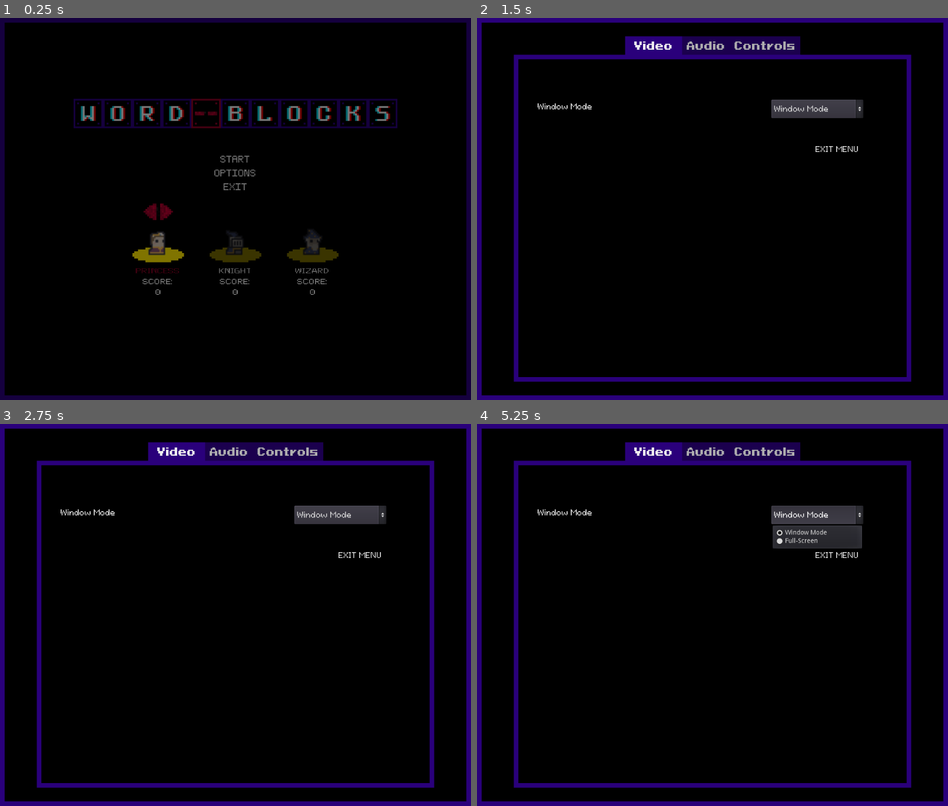
Above: before the commit, frames 1-4 (two rows, left to right).
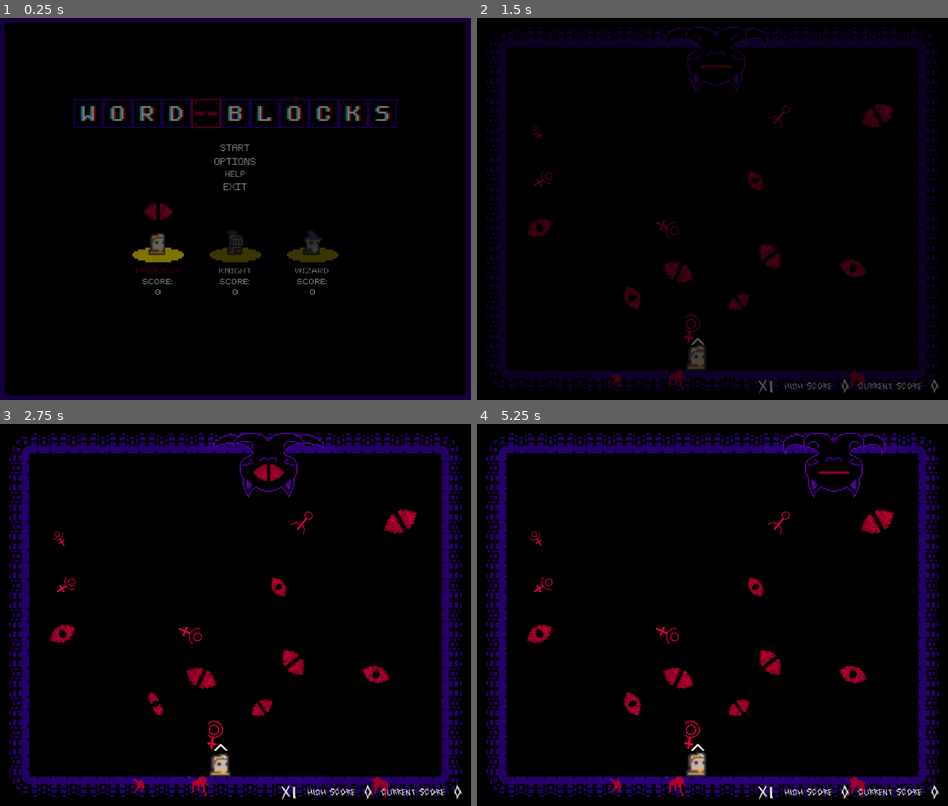
Above: after the commit, the same moments.

Repository: wlehoang/WordBlocks
Game: Godot game, scene res://main.tscn
Two runs of this game, one before a commit and one after it. Both use one fixed random seed, a clock stepped at 60 frames per second and the inputs below.
Inputs (mouse positions are in pixels of both pictures, inside the frame that each line leads up to):
- Up to frame 1 (0.25 s): no input
- Up to frame 2 (1.5 s): click (712, 174) at 0.5 s, where only the run after the commit has a clickable "HELP"; click "START" at 1.25 s
- Up to frame 3 (2.75 s): click (235, 565) at 2 s, where only the run before the commit has a clickable "START"
- Up to frame 4 (5.25 s): click (637, 676) at 2.75 s, where only the run before the commit has a clickable "PRINCESS"; click (712, 676) at 3.5 s, where only the run before the commit has a clickable "KNIGHT"; click (787, 676) at 4.25 s, where only the run before the commit has a clickable "WIZARD"; click (816, 515) at 5 s, where only the run before the commit has a clickable "Window Mode"

The runs differ from the first frame. In frame 1, 0.3% of the frame differs, in the area x 32-69%, y 33-62%; in frame 2, 21%; in frame 3, 22%; in frame 4, 23%, in the area x 0-100%, y 0-100%.

Commit message:
Help screen added, afk timer increased, surrender added

Diff:
--- a/entities/blocks/blocks.gd
+++ b/entities/blocks/blocks.gd
@@ -2,7 +2,7 @@
 
 enum Types {Empty, A, B, C, D, E, F, G, H, I, J, K, L, M, N, O, P, Q, R, S, T, U, V, W, X, Y, Z, Random, Bonus, Pause, Bomb, Locked, Mystery}
 export (int) var block_type = Types.Empty
-var chance_of_special_tile = 0.1
+var chance_of_special_tile = 0.15
 var selected = false
 
 func _ready():
@@ -14,6 +14,12 @@
 	pos_delta.y += Globals.tile_size;
 	if not test_move(transform, pos_delta):
 		var _collision = move_and_collide(pos_delta)
+	else:
+		if position.y <= Globals.tile_size*2:
+			var all_blocks = get_tree().get_nodes_in_group("block")
+			for b in all_blocks:
+				if position.x == b.position.x:
+					b.select_block_type(Types.Locked)
 	detect_word()
 
 func handle_block_selection():
--- a/entities/blocks/blocks.tscn
+++ b/entities/blocks/blocks.tscn
@@ -740,7 +740,7 @@
 scale = Vector2( 2, 2 )
 z_index = 2
 frames = SubResource( 166 )
-frame = 2
+frame = 1
 playing = true
 
 [node name="Explosion" type="AnimatedSprite" parent="."]
--- a/entities/player/player.gd
+++ b/entities/player/player.gd
@@ -57,7 +57,9 @@
 func _unhandled_input(event):
 	$AFKTimer.start()
 	if not death:
-		if event.is_action_pressed("select_up"):
+		if event.is_action_pressed("surrender"):
+			handle_death_state()
+		elif event.is_action_pressed("select_up"):
 			handle_selection_area("up")
 		elif event.is_action_pressed("select_down"):
 			handle_selection_area("down")
@@ -186,6 +188,12 @@
 			$BuffAnimation.show()
 			emit_signal("buffed", buff)
 
+func handle_death_state():
+	death = true
+	$PlayerModel.play(player_name + "_death_" + direction)
+	yield($PlayerModel, "animation_finished")
+	emit_signal("trapped")
+
 func _on_SelectionArea_body_entered(body):
 	if body.is_in_group("block"):
 		body.add_to_group("selected")
@@ -200,10 +208,7 @@
 func _on_TrappedCheckTimer_timeout():
 	if inventory != -1:
 		if test_move(transform, Vector2(0, -tile_size)) and test_move(transform, Vector2(-tile_size, 0)) and test_move(transform, Vector2(tile_size, 0)):
-			death = true
-			$PlayerModel.play(player_name + "_death_" + direction)
-			yield($PlayerModel, "animation_finished")
-			emit_signal("trapped")
+			handle_death_state()
 
 func _on_BuffTimer_timeout():
 	buff = ""
@@ -211,7 +216,4 @@
 	$BuffAnimation.hide()
 
 func _on_AFKTimer_timeout():
-	death = true
-	$PlayerModel.play(player_name + "_death_" + direction)
-	yield($PlayerModel, "animation_finished")
-	emit_signal("trapped")
+	handle_death_state()
--- a/entities/player/player.tscn
+++ b/entities/player/player.tscn
@@ -1309,6 +1309,7 @@
 scale = Vector2( 3.5, 3.25 )
 frames = SubResource( 59 )
 animation = "wizard_death_right"
+frame = 1
 playing = true
 
 [node name="CollisionShape2D" type="CollisionShape2D" parent="."]
@@ -1371,7 +1372,7 @@
 one_shot = true
 
 [node name="AFKTimer" type="Timer" parent="."]
-wait_time = 10.0
+wait_time = 120.0
 autostart = true
 
 [node name="Light2D" type="Light2D" parent="."]
--- a/project.godot
+++ b/project.godot
@@ -67,6 +67,11 @@
 , Object(InputEventMouseButton,"resource_local_to_scene":false,"resource_name":"","device":0,"alt":false,"shift":false, …(202 unchanged characters)…
  ]
 }
+surrender={
+"deadzone": 0.5,
+"events": [ Object(InputEventKey,"resource_local_to_scene":false,"resource_name":"","device":0,"alt":false,"shift":false,"control":false,"meta":false,"command":false,"pressed":false,"scancode":70,"physical_scancode":0,"unicode":0,"echo":false,"script":null)
+ ]
+}
 
 [physics]
 
--- /dev/null
+++ b/ui/menus/help_screen.gd
@@ -0,0 +1,8 @@
+extends Popup
+
+func _ready():
+	pass
+
+func _input(event):
+	if event is InputEventMouseButton or event.is_action_pressed("ui_cancel"):
+		hide()
--- /dev/null
+++ b/ui/menus/help_screen.tscn
@@ -0,0 +1,153 @@
+[gd_scene load_steps=8 format=2]
+
+[ext_resource path="res://resources/fonts/PixeloidSans-Bold.ttf" type="DynamicFontData" id=1]
+[ext_resource path="res://ui/menus/help_screen.gd" type="Script" id=2]
+
+[sub_resource type="StyleBoxFlat" id=1]
+bg_color = Color( 0, 0, 0, 1 )
+border_width_left = 10
+border_width_top = 10
+border_width_right = 10
+border_width_bottom = 10
+border_color = Color( 0.164706, 0, 0.482353, 1 )
+
+[sub_resource type="Theme" id=2]
+
+[sub_resource type="DynamicFont" id=3]
+size = 36
+font_data = ExtResource( 1 )
+
+[sub_resource type="DynamicFont" id=4]
+font_data = ExtResource( 1 )
+
+[sub_resource type="DynamicFont" id=5]
+size = 14
+font_data = ExtResource( 1 )
+
+[node name="HelpScreen" type="Popup"]
+anchor_right = 1.0
+anchor_bottom = 1.0
+script = ExtResource( 2 )
+
+[node name="PanelContainer" type="PanelContainer" parent="."]
+anchor_right = 1.0
+anchor_bottom = 1.0
+margin_left = 320.0
+margin_top = 300.0
+margin_right = -320.0
+margin_bottom = -200.0
+custom_styles/panel = SubResource( 1 )
+
+[node name="MarginContainer" type="MarginContainer" parent="PanelContainer"]
+margin_left = 10.0
+margin_top = 10.0
+margin_right = 374.0
+margin_bottom = 322.0
+
+[node name="Rows" type="VBoxContainer" parent="PanelContainer/MarginContainer"]
+margin_right = 364.0
+margin_bottom = 312.0
+custom_constants/separation = 10
+alignment = 1
+
+[node name="Title" type="Label" parent="PanelContainer/MarginContainer/Rows"]
+margin_top = 63.0
+margin_right = 364.0
+margin_bottom = 107.0
+size_flags_horizontal = 3
+size_flags_vertical = 1
+theme = SubResource( 2 )
+custom_colors/font_color = Color( 0.164706, 0, 0.482353, 1 )
+custom_colors/font_outline_modulate = Color( 1, 1, 1, 1 )
+custom_colors/font_color_shadow = Color( 0, 0, 0, 1 )
+custom_fonts/font = SubResource( 3 )
+text = "objective"
+align = 1
+valign = 1
+autowrap = true
+uppercase = true
+
+[node name="Subtitle" type="Label" parent="PanelContainer/MarginContainer/Rows"]
+margin_top = 117.0
+margin_right = 364.0
+margin_bottom = 137.0
+size_flags_horizontal = 3
+size_flags_vertical = 1
+theme = SubResource( 2 )
+custom_colors/font_color = Color( 0.54902, 0, 0.137255, 1 )
+custom_colors/font_outline_modulate = Color( 1, 1, 1, 1 )
+custom_colors/font_color_shadow = Color( 0, 0, 0, 1 )
+custom_fonts/font = SubResource( 4 )
+text = "ENTERTAIN THE DARK LORD"
+align = 1
+valign = 1
+autowrap = true
+uppercase = true
+
+[node name="L1" type="Label" parent="PanelContainer/MarginContainer/Rows"]
+margin_top = 147.0
+margin_right = 364.0
+margin_bottom = 165.0
+size_flags_horizontal = 3
+size_flags_vertical = 1
+theme = SubResource( 2 )
+custom_colors/font_color = Color( 1, 1, 1, 1 )
+custom_colors/font_outline_modulate = Color( 1, 1, 1, 1 )
+custom_colors/font_color_shadow = Color( 0, 0, 0, 1 )
+custom_fonts/font = SubResource( 5 )
+text = "1. PICK UP BLOCKS"
+align = 1
+valign = 1
+autowrap = true
+uppercase = true
+
+[node name="L2" type="Label" parent="PanelContainer/MarginContainer/Rows"]
+margin_top = 175.0
+margin_right = 364.0
+margin_bottom = 193.0
+size_flags_horizontal = 3
+size_flags_vertical = 1
+theme = SubResource( 2 )
+custom_colors/font_color = Color( 1, 1, 1, 1 )
+custom_colors/font_outline_modulate = Color( 1, 1, 1, 1 )
+custom_colors/font_color_shadow = Color( 0, 0, 0, 1 )
+custom_fonts/font = SubResource( 5 )
+text = "2. FORM 4+ LETTER WORDS"
+align = 1
+valign = 1
+autowrap = true
+uppercase = true
+
+[node name="L3" type="Label" parent="PanelContainer/MarginContainer/Rows"]
+margin_top = 203.0
+margin_right = 364.0
+margin_bottom = 221.0
+size_flags_horizontal = 3
+size_flags_vertical = 1
+theme = SubResource( 2 )
+custom_colors/font_color = Color( 1, 1, 1, 1 )
+custom_colors/font_outline_modulate = Color( 1, 1, 1, 1 )
+custom_colors/font_color_shadow = Color( 0, 0, 0, 1 )
+custom_fonts/font = SubResource( 5 )
+text = "3. SCORE POINTS"
+align = 1
+valign = 1
+autowrap = true
+uppercase = true
+
+[node name="L4" type="Label" parent="PanelContainer/MarginContainer/Rows"]
+margin_top = 231.0
+margin_right = 364.0
+margin_bottom = 249.0
+size_flags_horizontal = 3
+size_flags_vertical = 1
+theme = SubResource( 2 )
+custom_colors/font_color = Color( 1, 1, 1, 1 )
+custom_colors/font_outline_modulate = Color( 1, 1, 1, 1 )
+custom_colors/font_color_shadow = Color( 0, 0, 0, 1 )
+custom_fonts/font = SubResource( 5 )
+text = "4. SURVIVE AS LONG AS YOU CAN!"
+align = 1
+valign = 1
+autowrap = true
+uppercase = true
--- a/ui/menus/main_menu_screen.gd
+++ b/ui/menus/main_menu_screen.gd
@@ -141,3 +141,9 @@
 
 func _on_Name3_pressed():
 	emit_signal("scene_changed", "level3")
+
+func _on_HelpButton_pressed():
+	$"%HelpScreen".show()
+
+func _on_HelpButton_mouse_entered():
+	$"%HelpButton".grab_focus()
--- a/ui/menus/main_menu_screen.tscn
+++ b/ui/menus/main_menu_screen.tscn
@@ -11,6 +11,7 @@
 [ext_resource path="res://levels/common/eye.tscn" type="PackedScene" id=9]
 [ext_resource path="res://resources/music/easyMode.mp3" type="AudioStream" id=10]
 [ext_resource path="res://resources/fonts/PixeloidSans.ttf" type="DynamicFontData" id=11]
+[ext_resource path="res://ui/menus/help_screen.tscn" type="PackedScene" id=12]
 
 [sub_resource type="StyleBoxFlat" id=1]
 bg_color = Color( 0, 0, 0, 1 )
@@ -26,6 +27,9 @@
 size = 20
 font_data = ExtResource( 1 )
 
+[sub_resource type="DynamicFont" id=33]
+font_data = ExtResource( 1 )
+
 [sub_resource type="DynamicFont" id=8]
 size = 20
 font_data = ExtResource( 1 )
@@ -173,12 +177,12 @@
 
 [node name="HSeparator" type="HSeparator" parent="PanelContainer/MarginContainer/Rows"]
 margin_right = 1004.0
-margin_bottom = 225.0
-custom_constants/separation = 225
+margin_bottom = 200.0
+custom_constants/separation = 200
 custom_styles/separator = SubResource( 27 )
 
 [node name="ButtonRows" type="VBoxContainer" parent="PanelContainer/MarginContainer/Rows"]
-margin_top = 285.0
+margin_top = 260.0
 margin_right = 1004.0
 margin_bottom = 370.0
 mouse_filter = 2
@@ -204,11 +208,21 @@
 custom_fonts/font = SubResource( 7 )
 text = "OPTIONS"
 
+[node name="HelpButton" type="Button" parent="PanelContainer/MarginContainer/Rows/ButtonRows"]
+unique_name_in_owner = true
+margin_top = 60.0
+margin_right = 1004.0
+margin_bottom = 80.0
+focus_mode = 0
+theme = ExtResource( 3 )
+custom_fonts/font = SubResource( 33 )
+text = "HELP"
+
 [node name="ExitButton" type="Button" parent="PanelContainer/MarginContainer/Rows/ButtonRows"]
 unique_name_in_owner = true
-margin_top = 60.0
-margin_right = 1004.0
-margin_bottom = 85.0
+margin_top = 85.0
+margin_right = 1004.0
+margin_bottom = 110.0
 focus_mode = 0
 theme = ExtResource( 3 )
 custom_fonts/font = SubResource( 8 )
@@ -235,7 +249,7 @@
 unique_name_in_owner = true
 frames = SubResource( 13 )
 animation = "idle"
-frame = 3
+frame = 2
 playing = true
 
 [node name="CollisionShape2D" type="CollisionShape2D" parent="PrincessArea"]
@@ -300,7 +314,6 @@
 unique_name_in_owner = true
 frames = SubResource( 18 )
 animation = "idle"
-frame = 1
 playing = true
 
 [node name="CollisionShape2D" type="CollisionShape2D" parent="KnightArea"]
@@ -365,7 +378,7 @@
 unique_name_in_owner = true
 frames = SubResource( 23 )
 animation = "idle"
-frame = 3
+frame = 2
 playing = true
 
 [node name="CollisionShape2D" type="CollisionShape2D" parent="WizardArea"]
@@ -427,10 +440,15 @@
 [node name="OptionsMenu" parent="OptionsLayer" instance=ExtResource( 7 )]
 unique_name_in_owner = true
 
+[node name="HelpScreen" parent="OptionsLayer" instance=ExtResource( 12 )]
+unique_name_in_owner = true
+
 [connection signal="mouse_entered" from="PanelContainer/MarginContainer/Rows/ButtonRows/StartButton" to="." method="_on_StartButton_mouse_entered"]
 [connection signal="pressed" from="PanelContainer/MarginContainer/Rows/ButtonRows/StartButton" to="." method="_on_StartButton_pressed"]
 [connection signal="mouse_entered" from="PanelContainer/MarginContainer/Rows/ButtonRows/OptionsButton" to="." method="_on_OptionsButton_mouse_entered"]
 [connection signal="pressed" from="PanelContainer/MarginContainer/Rows/ButtonRows/OptionsButton" to="." method="_on_OptionsButton_pressed"]
+[connection signal="mouse_entered" from="PanelContainer/MarginContainer/Rows/ButtonRows/HelpButton" to="." method="_on_HelpButton_mouse_entered"]
+[connection signal="pressed" from="PanelContainer/MarginContainer/Rows/ButtonRows/HelpButton" to="." method="_on_HelpButton_pressed"]
 [connection signal="mouse_entered" from="PanelContainer/MarginContainer/Rows/ButtonRows/ExitButton" to="." method="_on_ExitButton_mouse_entered"]
 [connection signal="pressed" from="PanelContainer/MarginContainer/Rows/ButtonRows/ExitButton" to="." method="_on_ExitButton_pressed"]
 [connection signal="input_event" from="PrincessArea" to="." method="_on_PrincessArea_input_event"]
--- a/ui/menus/options_screen.tscn
+++ b/ui/menus/options_screen.tscn
@@ -241,7 +241,7 @@
 
 [node name="VBoxContainer" type="VBoxContainer" parent="MarginContainer/Tabs/Controls/MarginContainer/ScrollContainer"]
 margin_right = 698.0
-margin_bottom = 518.0
+margin_bottom = 563.0
 custom_constants/separation = 45
 
 [node name="HSeparatorTop" type="HSeparator" parent="MarginContainer/Tabs/Controls/MarginContainer/ScrollContainer/VBoxContainer"]
@@ -269,6 +269,9 @@
 
 [node name="HotkeyRebindPickupDrop" parent="MarginContainer/Tabs/Controls/MarginContainer/ScrollContainer/VBoxContainer" instance=ExtResource( 3 )]
 action_name = "pickup_or_drop"
+
+[node name="HotkeyRebindSurrender" parent="MarginContainer/Tabs/Controls/MarginContainer/ScrollContainer/VBoxContainer" instance=ExtResource( 3 )]
+action_name = "surrender"
 
 [node name="ToggleMouseButton" type="CheckButton" parent="MarginContainer/Tabs/Controls/MarginContainer/ScrollContainer/VBoxContainer"]
 unique_name_in_owner = true
--- a/ui/menus/pause_screen.gd
+++ b/ui/menus/pause_screen.gd
@@ -47,3 +47,9 @@
 
 func _on_QuitButton_mouse_entered():
 	$"%QuitButton".grab_focus()
+
+func _on_HelpButton_pressed():
+	$"%HelpScreen".show()
+
+func _on_HelpButton_mouse_entered():
+	$"%HelpButton".grab_focus()
--- a/ui/menus/pause_screen.tscn
+++ b/ui/menus/pause_screen.tscn
@@ -1,10 +1,11 @@
-[gd_scene load_steps=14 format=2]
+[gd_scene load_steps=15 format=2]
 
 [ext_resource path="res://resources/fonts/PixeloidSans-Bold.ttf" type="DynamicFontData" id=1]
 [ext_resource path="res://ui/menus/pause_screen.gd" type="Script" id=2]
 [ext_resource path="res://resources/themes/button_theme.tres" type="Theme" id=3]
 [ext_resource path="res://resources/fonts/PixeloidMono.ttf" type="DynamicFontData" id=4]
 [ext_resource path="res://ui/menus/options_screen.tscn" type="PackedScene" id=5]
+[ext_resource path="res://ui/menus/help_screen.tscn" type="PackedScene" id=6]
 
 [sub_resource type="StyleBoxFlat" id=1]
 bg_color = Color( 0, 0, 0, 1 )
@@ -62,9 +63,9 @@
 alignment = 1
 
 [node name="Title" type="Label" parent="PanelContainer/MarginContainer/Rows"]
-margin_top = 69.0
+margin_top = 56.0
 margin_right = 364.0
-margin_bottom = 113.0
+margin_bottom = 100.0
 size_flags_horizontal = 3
 size_flags_vertical = 1
 theme = SubResource( 2 )
@@ -78,14 +79,14 @@
 uppercase = true
 
 [node name="CenterContainer" type="CenterContainer" parent="PanelContainer/MarginContainer/Rows"]
-margin_top = 123.0
+margin_top = 110.0
 margin_right = 364.0
-margin_bottom = 243.0
+margin_bottom = 255.0
 
 [node name="ButtonRows" type="VBoxContainer" parent="PanelContainer/MarginContainer/Rows/CenterContainer"]
 margin_left = 132.0
 margin_right = 231.0
-margin_bottom = 120.0
+margin_bottom = 145.0
 theme = ExtResource( 3 )
 custom_constants/separation = 5
 
@@ -124,11 +125,20 @@
 custom_fonts/font = SubResource( 7 )
 text = "OPTIONS"
 
-[node name="QuitButton" type="Button" parent="PanelContainer/MarginContainer/Rows/CenterContainer/ButtonRows"]
+[node name="HelpButton" type="Button" parent="PanelContainer/MarginContainer/Rows/CenterContainer/ButtonRows"]
 unique_name_in_owner = true
 margin_top = 100.0
 margin_right = 99.0
 margin_bottom = 120.0
+theme = ExtResource( 3 )
+custom_fonts/font = SubResource( 7 )
+text = "HELP"
+
+[node name="QuitButton" type="Button" parent="PanelContainer/MarginContainer/Rows/CenterContainer/ButtonRows"]
+unique_name_in_owner = true
+margin_top = 125.0
+margin_right = 99.0
+margin_bottom = 145.0
 theme = ExtResource( 3 )
 custom_fonts/font = SubResource( 8 )
 text = "QUIT"
@@ -142,6 +152,9 @@
 [node name="OptionsMenu" parent="OptionsLayer" instance=ExtResource( 5 )]
 unique_name_in_owner = true
 
+[node name="HelpScreen" parent="OptionsLayer" instance=ExtResource( 6 )]
+unique_name_in_owner = true
+
 [connection signal="mouse_entered" from="PanelContainer/MarginContainer/Rows/CenterContainer/ButtonRows/ContinueButton" to="." method="_on_ContinueButton_mouse_entered"]
 [connection signal="pressed" from="PanelContainer/MarginContainer/Rows/CenterContainer/ButtonRows/ContinueButton" to="." method="_on_ContinueButton_pressed"]
 [connection signal="mouse_entered" from="PanelContainer/MarginContainer/Rows/CenterContainer/ButtonRows/RestartButton" to="." method="_on_RestartButton_mouse_entered"]
@@ -150,5 +163,7 @@
 [connection signal="pressed" from="PanelContainer/MarginContainer/Rows/CenterContainer/ButtonRows/MainMenuButton" to="." method="_on_MainMenuButton_pressed"]
 [connection signal="mouse_entered" from="PanelContainer/MarginContainer/Rows/CenterContainer/ButtonRows/OptionsButton" to="." method="_on_OptionsButton_mouse_entered"]
 [connection signal="pressed" from="PanelContainer/MarginContainer/Rows/CenterContainer/ButtonRows/OptionsButton" to="." method="_on_OptionsButton_pressed"]
+[connection signal="mouse_entered" from="PanelContainer/MarginContainer/Rows/CenterContainer/ButtonRows/HelpButton" to="." method="_on_HelpButton_mouse_entered"]
+[connection signal="pressed" from="PanelContainer/MarginContainer/Rows/CenterContainer/ButtonRows/HelpButton" to="." method="_on_HelpButton_pressed"]
 [connection signal="mouse_entered" from="PanelContainer/MarginContainer/Rows/CenterContainer/ButtonRows/QuitButton" to="." method="_on_QuitButton_mouse_entered"]
 [connection signal="pressed" from="PanelContainer/MarginContainer/Rows/CenterContainer/ButtonRows/QuitButton" to="." method="_on_QuitButton_pressed"]
Not shown: 1 places in ui/menus/main_menu_screen.tscn that only renumber resources
